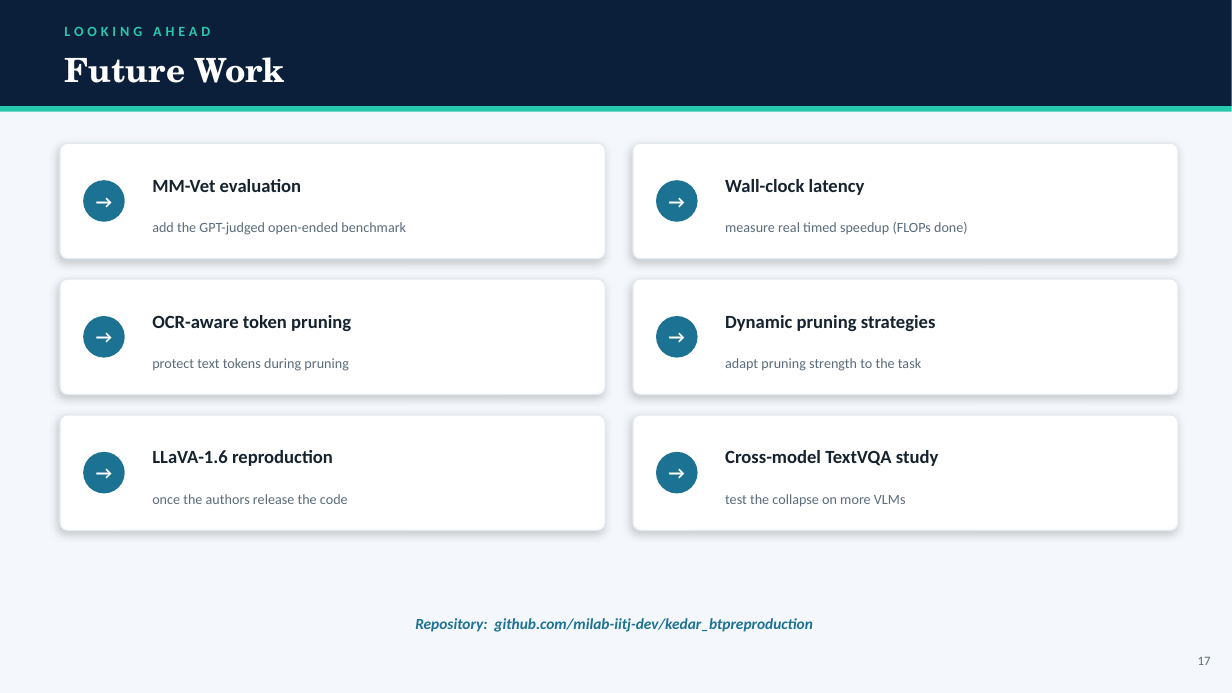
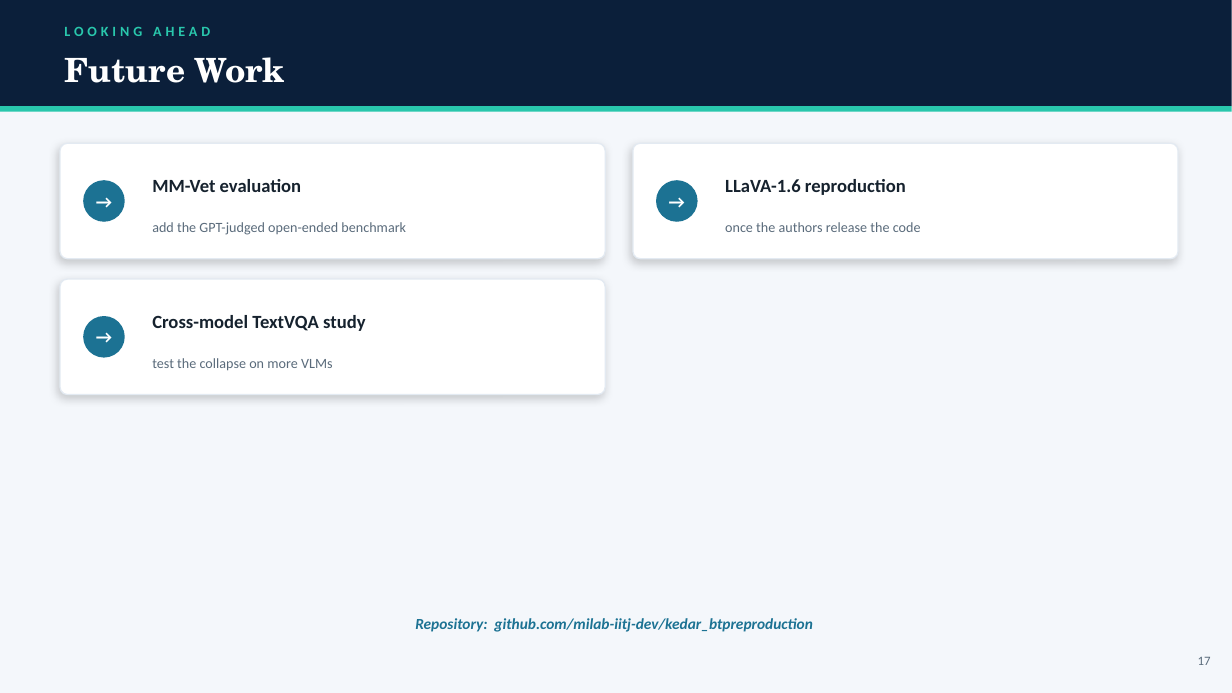
Before and after one commit to milab-iitj-dev/btp-reproduction, a slide deck: slide 19 of BTP-Reproduction/BTP_Reproduction_Deck.pptx. Drawn at 1232x693 pixels with LibreOffice and Linux fonts; fonts in the diff are those of the drawing. Boxes give left, top, right and bottom in pixels: in the first picture for what was removed or moved away, otherwise in the second. Text is boxed around its words. In the diff, an @@ line names an element or a change of style, - is before the commit and + after.

Commit message:
Final 18-slide deck + FLOPs efficiency analysis

```diff
--- a/BTP-Reproduction/BTP_Reproduction_Deck.pptx
+++ b/BTP-Reproduction/BTP_Reproduction_Deck.pptx
@@ text at (725, 179, 906, 195): text changed @@
-Wall-clock latency
+LLaVA-1.6 reproduction
@@ text at (725, 222, 921, 232): text changed @@
-measure real timed speedup (FLOPs done)
+once the authors release the code
@@ rounded rectangle removed at (633, 279, 1178, 395) @@
@@ text at (152, 315, 366, 331): text changed @@
-OCR-aware token pruning
+Cross-model TextVQA study
@@ ellipse removed at (656, 316, 698, 358) @@
@@ text removed at (656, 316, 698, 358) @@
-→
@@ text removed at (725, 315, 936, 331) @@
-Dynamic pruning strategies
@@ text at (152, 358, 333, 371): text changed @@
-protect text tokens during pruning
+test the collapse on more VLMs
@@ text removed at (725, 358, 921, 371) @@
-adapt pruning strength to the task
@@ rounded rectangle removed at (60, 415, 605, 531) @@
@@ rounded rectangle removed at (633, 415, 1178, 531) @@
@@ ellipse removed at (83, 452, 125, 494) @@
@@ text removed at (83, 452, 125, 494) @@
-→
@@ text removed at (152, 450, 333, 466) @@
-LLaVA-1.6 reproduction
@@ ellipse removed at (656, 452, 698, 494) @@
@@ text removed at (656, 452, 698, 494) @@
-→
@@ text removed at (725, 450, 939, 466) @@
-Cross-model TextVQA study
@@ text removed at (152, 494, 348, 504) @@
-once the authors release the code
@@ text removed at (725, 494, 906, 507) @@
-test the collapse on more VLMs
```
